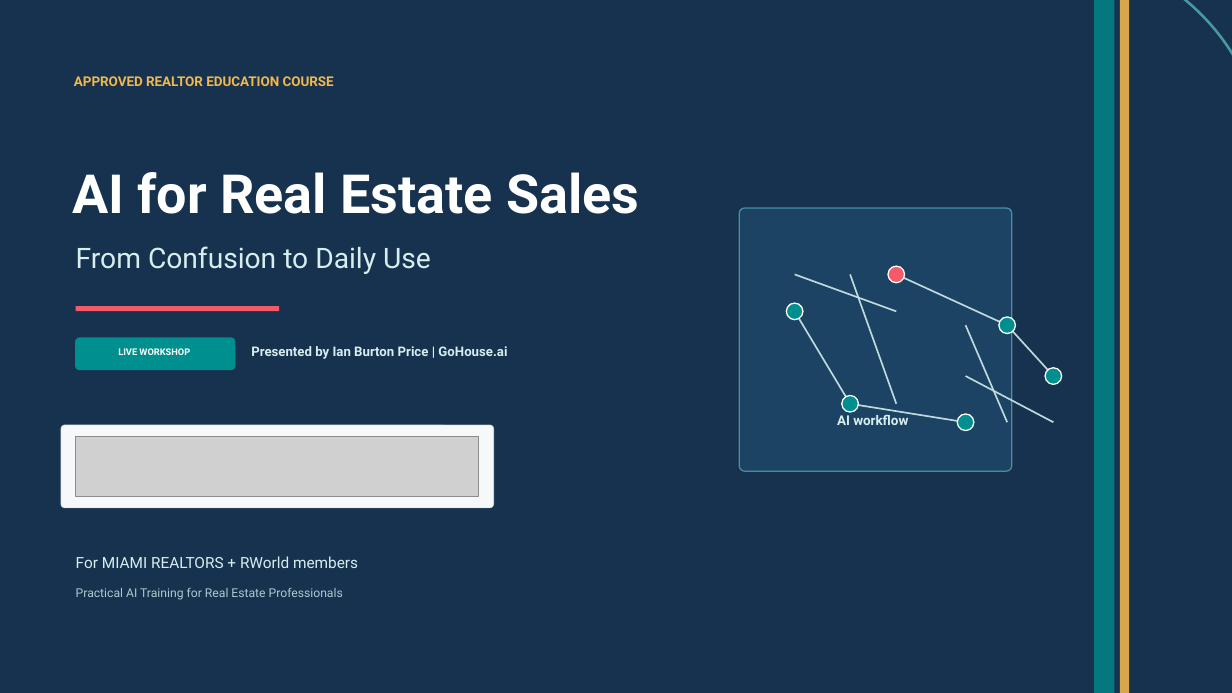
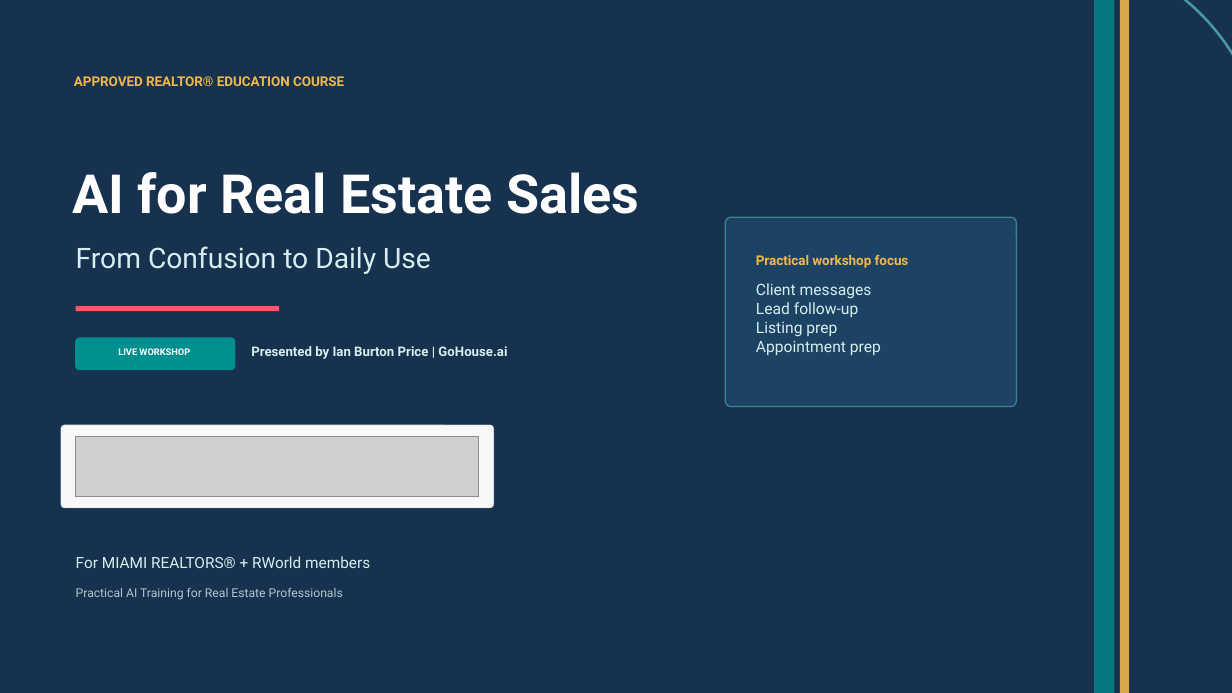
Before and after one commit to ianbprice/miami-realtors-ai-course-series, a slide deck: slide 1 of slides/course-01-ai-for-real-estate-sales-approved-instructor-deck.pptx. Drawn at 1232x693 pixels with LibreOffice and Linux fonts; fonts in the diff are those of the drawing; grey boxes stand for pictures. Boxes give left, top, right and bottom in pixels: in the first picture for what was removed or moved away, otherwise in the second. Text is boxed around its words. In the diff, an @@ line names an element or a change of style, - is before the commit and + after.

Commit message:
Repair course 1 deck readability

```diff
--- a/slides/course-01-ai-for-real-estate-sales-approved-instructor-deck.pptx
+++ b/slides/course-01-ai-for-real-estate-sales-approved-instructor-deck.pptx
@@ text at [74,76,344,86]: text changed @@
-APPROVED REALTOR EDUCATION COURSE
+APPROVED REALTOR® EDUCATION COURSE
@@ rounded rectangle: place and size @@
-rounded rectangle at [739,208,1012,471]
+rounded rectangle at [726,217,1017,407]
@@ rounded rectangle at [726,217,1017,407]: proportions changed @@
@@ text added at [756,254,909,268], 10.5 pt, text #F2B84B, bold @@
+Practical workshop focus
@@ ellipse removed at [888,266,905,283] @@
@@ text added at [756,283,881,355], 12.2 pt, text #D7EDEE @@
+Client messages
+Lead follow-up
+Listing prep
+Appointment prep
@@ line removed from (795, 274) to (897, 311) @@
@@ line removed from (850, 274) to (897, 404) @@
@@ line removed from (897, 274) to (1007, 325) @@
@@ ellipse removed at [787,303,803,320] @@
@@ line removed from (795, 311) to (850, 404) @@
@@ line removed from (966, 325) to (1007, 422) @@
@@ ellipse removed at [999,317,1016,334] @@
@@ line removed from (1007, 325) to (1054, 376) @@
@@ line removed from (966, 376) to (1054, 422) @@
@@ ellipse removed at [1045,368,1062,384] @@
@@ text removed at [837,413,908,425] @@
-AI workflow
@@ ellipse removed at [842,396,859,412] @@
@@ line removed from (850, 404) to (966, 422) @@
@@ ellipse removed at [958,414,974,431] @@
@@ text at [76,556,370,568]: text changed @@
-For MIAMI REALTORS + RWorld members
+For MIAMI REALTORS® + RWorld members
```
Also in this commit, not shown: 38 other slides changed, 7 slides added, 1 slide removed, 5 other files.
